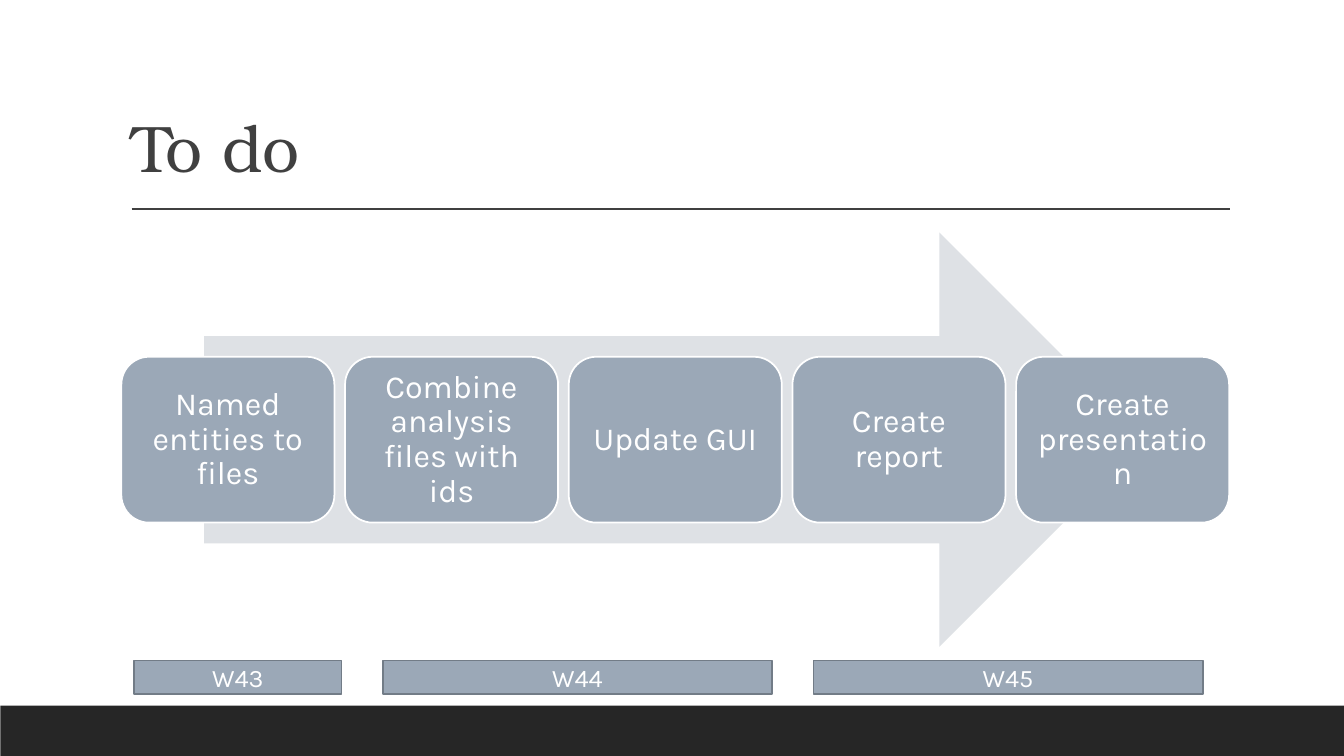
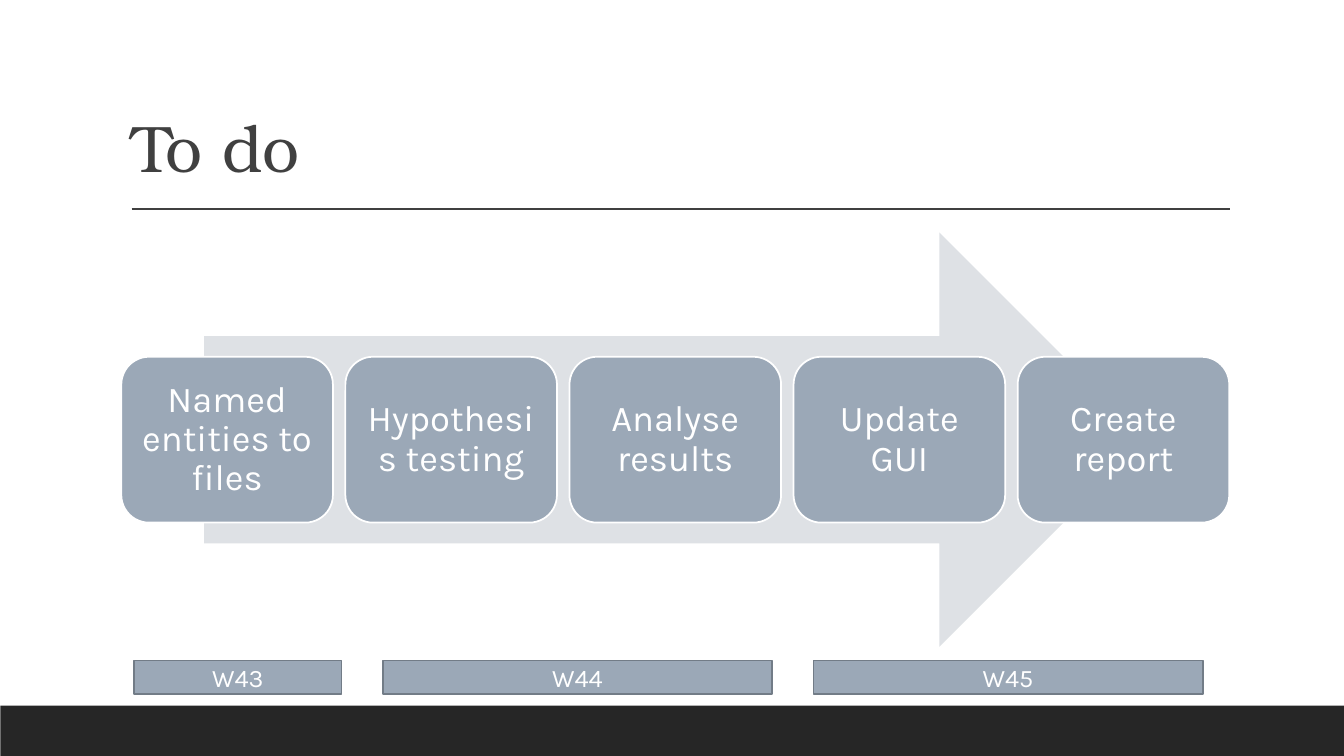
Before and after one commit to MipedD/521158S-NLP-project, a slide deck: slide 7 of NLP Project Seminar Presentation.pptx. Drawn at 1344x756 pixels with LibreOffice and Linux fonts; fonts in the diff are those of the drawing. Boxes give left, top, right and bottom in pixels: in the first picture for what was removed or moved away, otherwise in the second. Text is boxed around its words. In the diff, an @@ line names an element or a change of style, - is before the commit and + after.

```diff
--- a/NLP Project Seminar Presentation.pptx
+++ b/NLP Project Seminar Presentation.pptx
@@ text "Update GUI": place and size @@
-text "Update GUI" at [593,428,757,458]
+text "Update GUI" at [840,406,959,472]
@@ size 23 to 26 pt; more space between paragraphs in 3 elements at [142,387,312,490], [840,406,959,472], [1070,408,1177,480] @@
@@ text "Create report": place and size @@
-text "Create report" at [852,411,946,475]
+text "Create report" at [1070,408,1177,480]
@@ text added at [611,406,739,471], 26 pt, text #FFFFFF @@
+Analyse results
@@ text removed at [1075,394,1169,415] @@
-Create presentation
@@ text at [406,438,525,480]: text changed; size 23 to 26 pt @@
-Combine analysis files with ids
+Hypothesis testing
```
Also in this commit, not shown: 5 other slides changed, 2 slides removed.
